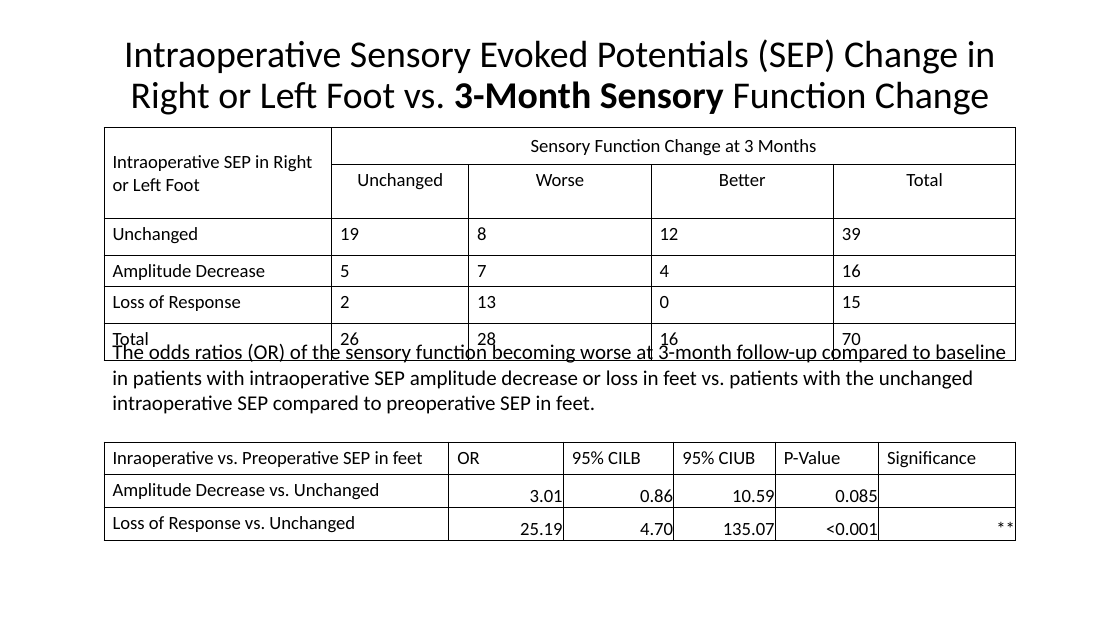
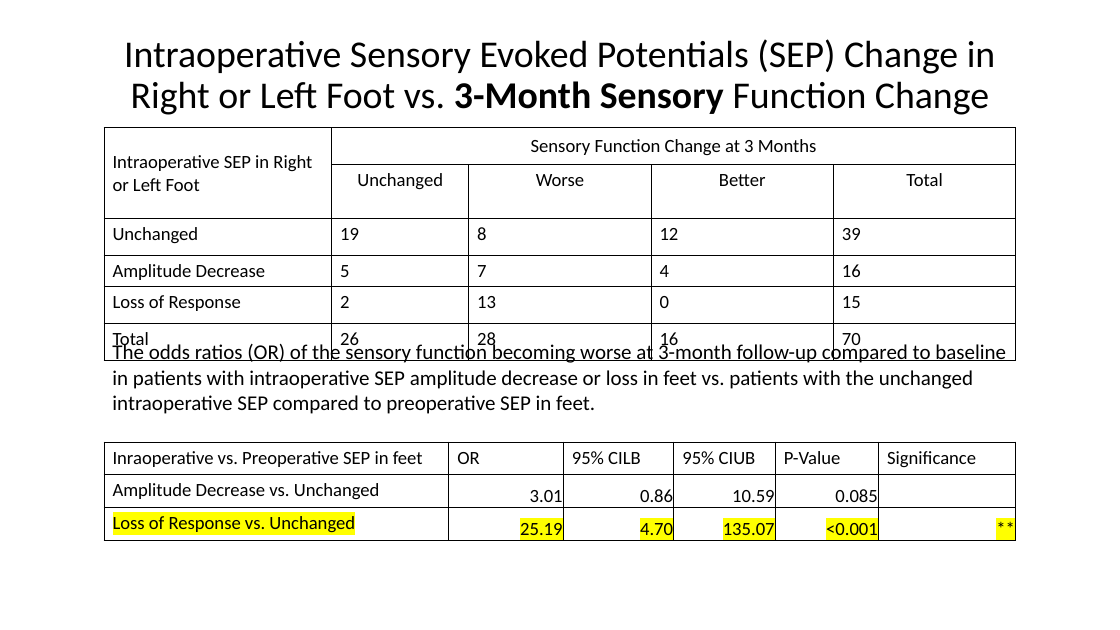
Before and after one commit to sargdavid/gayane_neurophys, a slide deck: slide 4 of output/d_wave_study_v2.pptx. Drawn at 1120x630 pixels with LibreOffice and Linux fonts; fonts in the diff are those of the drawing. Boxes give left, top, right and bottom in pixels: in the first picture for what was removed or moved away, otherwise in the second. Text is boxed around its words. In the diff, an @@ line names an element or a change of style, - is before the commit and + after.

```diff
--- a/output/d_wave_study_v2.pptx
+++ b/output/d_wave_study_v2.pptx
@@ table at (x1=104, y1=442, x2=1016, y2=545) @@
@@ highlight none to #FFFF00 in "Loss of Response vs. Unchanged", "25.19", "4.70", "135.07" and 2 more places @@
```
Also in this commit, not shown: 9 other slides changed, 19 other files.
